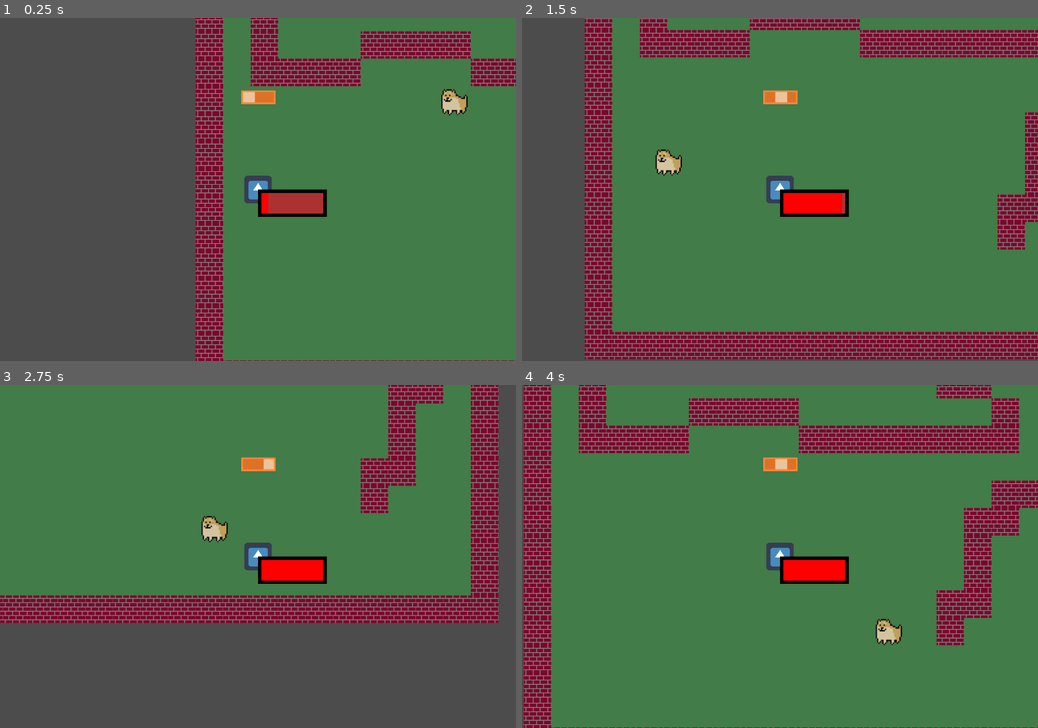
Above: before the commit, frames 1-4 (two rows, left to right).
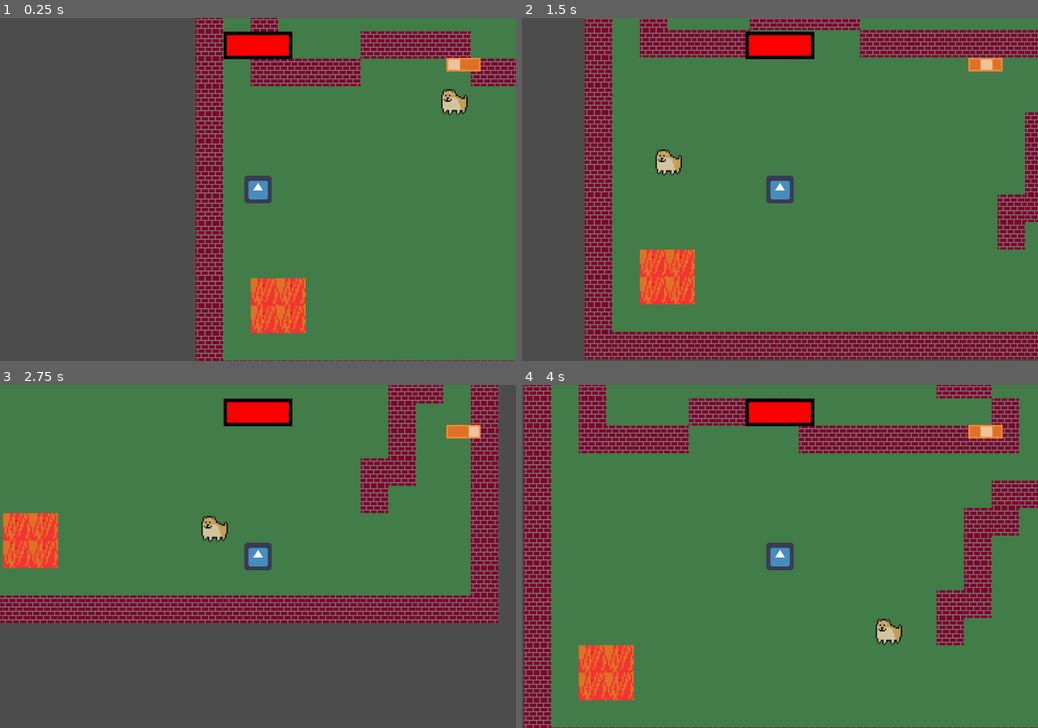
Above: after the commit, the same moments.

Repository: ranaxdev/BeatTheBoredomJam
Game: Godot game, scene res://Scenes/World.tscn
The game is run twice, just before and just after one commit, with the same random seed, the same clock (stepped at 60 frames per second) and the same inputs. The engine's default icon, where the game draws it, is replaced by a stand-in: a white triangle on a blue panel in a dark square.
Inputs (mouse positions are in pixels of both pictures, inside the frame that each line leads up to):
- Up to frame 1 (0.25 s): no input
- Up to frame 2 (1.5 s): move the mouse to (893, 172) at 0.52 s; hold D (move_right) 0.53-1.28 s; hold 1 0.53-1.28 s; click (893, 172) at 0.67 s; move the mouse to (676, 206) at 1.27 s; hold S (move_down) from 1.28 s (still down); tap 2 at 1.35 s
- Up to frame 3 (2.75 s): move the mouse to (309, 481) at 2.02 s; release S (move_down) at 2.03 s; hold D (move_right) from 2.03 s (still down); hold 3 from 2.03 s (still down)
- Up to frame 4 (4 s): move the mouse to (754, 625) at 2.77 s; release D (move_right) at 2.78 s; release 3 at 2.78 s; hold W (move_up) 2.78-3.53 s; tap 1 at 2.85 s; click (754, 625) at 2.92 s; move the mouse to (934, 607) at 3.52 s; hold A (move_left) from 3.53 s (still down); hold 2 from 3.53 s (still down)

The runs differ from the first frame. In frame 1, 4.5% of the frame differs, in the area x 43-94%, y 3-92%; in frame 2, 4.4%; in frame 3, 4.5%; in frame 4, 4.4%.

Commit message:
Added health bar functionality with damage test

Diff:
--- a/Assets/tileset.tres
+++ b/Assets/tileset.tres
@@ -1,8 +1,9 @@
-[gd_resource type="TileSet" load_steps=7 format=2]
+[gd_resource type="TileSet" load_steps=8 format=2]
 
 [ext_resource path="res://Assets/tempwall.png" type="Texture" id=1]
 [ext_resource path="res://Assets/tempground.png" type="Texture" id=2]
 [ext_resource path="res://Assets/tempdirt.png" type="Texture" id=3]
+[ext_resource path="res://Assets/templava.png" type="Texture" id=4]
 
 [sub_resource type="ConvexPolygonShape2D" id=1]
 points = PoolVector2Array( 64, 64, 0, 64, 0, 0, 64, 0 )
@@ -67,3 +68,17 @@
 2/shape_one_way_margin = 0.0
 2/shapes = [  ]
 2/z_index = 0
+3/name = "templava.png 3"
+3/texture = ExtResource( 4 )
+3/tex_offset = Vector2( 0, 0 )
+3/modulate = Color( 1, 1, 1, 1 )
+3/region = Rect2( 0, 0, 64, 64 )
+3/tile_mode = 0
+3/occluder_offset = Vector2( 0, 0 )
+3/navigation_offset = Vector2( 0, 0 )
+3/shape_offset = Vector2( 0, 0 )
+3/shape_transform = Transform2D( 1, 0, 0, 1, 0, 0 )
+3/shape_one_way = false
+3/shape_one_way_margin = 0.0
+3/shapes = [  ]
+3/z_index = 0
--- a/Scenes/Actors/Player.tscn
+++ b/Scenes/Actors/Player.tscn
@@ -22,7 +22,7 @@
 current = true
 
 [node name="Toolbar" type="Sprite" parent="Camera2D"]
-position = Vector2( 0.946655, -215.278 )
+position = Vector2( 478.2, -291.429 )
 z_index = 999
 texture = ExtResource( 4 )
 region_enabled = true
--- a/Scenes/World.tscn
+++ b/Scenes/World.tscn
@@ -18,7 +18,7 @@
 [node name="TileMap" type="TileMap" parent="NavMap"]
 tile_set = ExtResource( 4 )
 format = 1
-tile_data = PoolIntArray( 0, 0, 0, 1, 0, 0, 2, 0, 0, 3, 0, 0 …(4635 unchanged characters)…  1114112, 0, 0, 1114113, 1, 0, 1114114, 1, 0, 1114115, 1, 0, 1114116, 1, 0, 1114117, 1, 0, 1114118, 1, 0, 1114119, 1, 0, 1114120, 1, 0, 1114121, 1, 0, 1114122, 1, 0, 1114123, 1, 0, 1114124, 1, 0, 1114125, 1, 0, 1114126, 1, 0, 1114127, 1, 0, 1114128, 1, 0, 1114129, 1, 0, 1114130, 1, 0, 1114131, 0, 0, 1179648, 0, 0, 1179649, 1, 0, 1179650, 1, 0, 1179651, 1, 0, 1179652, 1, 0, 1179653, 1, 0, 11796 …(805 unchanged characters)…
+tile_data = PoolIntArray( 0, 0, 0, 1, 0, 0, 2, 0, 0, 3, 0, 0 …(4635 unchanged characters)…  1114112, 0, 0, 1114113, 1, 0, 1114114, 3, 0, 1114115, 3, 0, 1114116, 1, 0, 1114117, 1, 0, 1114118, 1, 0, 1114119, 1, 0, 1114120, 1, 0, 1114121, 1, 0, 1114122, 1, 0, 1114123, 1, 0, 1114124, 1, 0, 1114125, 1, 0, 1114126, 1, 0, 1114127, 1, 0, 1114128, 1, 0, 1114129, 1, 0, 1114130, 1, 0, 1114131, 0, 0, 1179648, 0, 0, 1179649, 1, 0, 1179650, 3, 0, 1179651, 3, 0, 1179652, 1, 0, 1179653, 1, 0, 11796 …(805 unchanged characters)…
 
 [node name="Doggo" parent="." instance=ExtResource( 5 )]
 position = Vector2( 672, 656 )
--- a/Scripts/Actors/Healthbar.gd
+++ b/Scripts/Actors/Healthbar.gd
@@ -1,6 +1,10 @@
 extends TextureProgress
 
 const MAX_HEALTH:int = 100;
+
+onready var viewport_size:Vector2 = get_parent().get_viewport_rect().size
+onready var tilemap:TileMap = $"/root/World/NavMap/TileMap"
+onready var player:Actor = self.get_parent().get_parent()
 
 # preload bar textures
 var overImg:Texture = preload("res://Assets/healthbar/over.png")
@@ -9,12 +13,23 @@
 
 var currentHealth:int = 100;
 
+
 func _ready():
-	self.set_max(MAX_HEALTH)
+	self.set_max(MAX_HEALTH) # Set bar's max val
+	self.set_value(MAX_HEALTH) # Start with full health
+
+	# Set bar textures
 	self.set_over_texture(overImg)
 	self.set_under_texture(underImg)
 	self.set_progress_texture(progressImg)
 
+	# Adjust position
+	self.set_position(Vector2(-overImg.get_width()/2,-viewport_size.y/2+overImg.get_height()/2))
+
 func _process(delta):
-	self.set_value(get_value()+1)
-	print(get_value())
+	# TEMP (For damage testing)
+	var playercoord = tilemap.world_to_map(Vector2(player.position.x,player.position.y))
+	if(tilemap.get_cellv(playercoord)==3):
+		self.set_value(self.get_value()-1)
+	else:
+		self.set_value(self.get_value()+0.5)
Binary file added: Assets/templava.png
Not shown, added: Assets/templava.png.import
